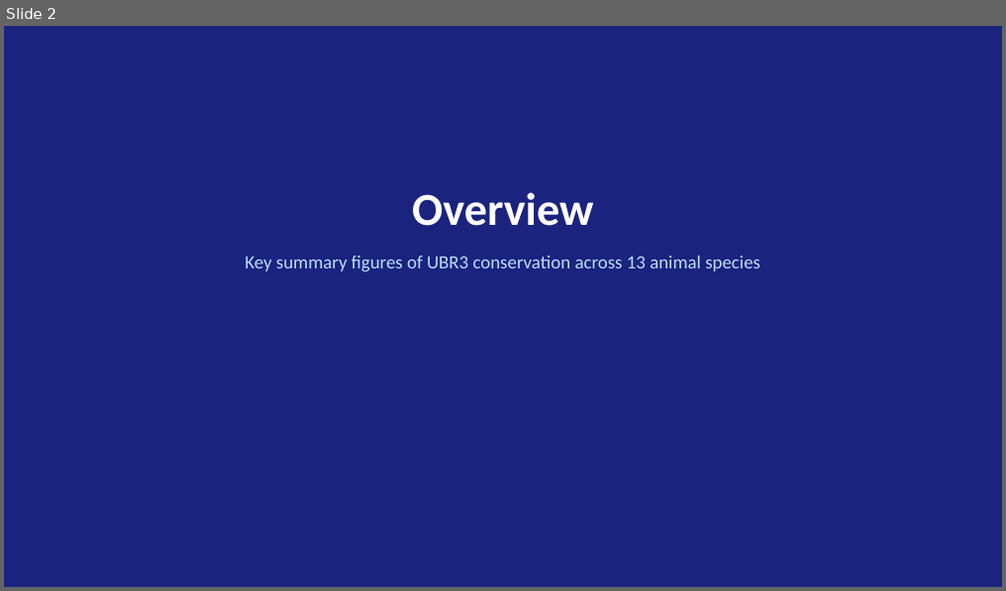
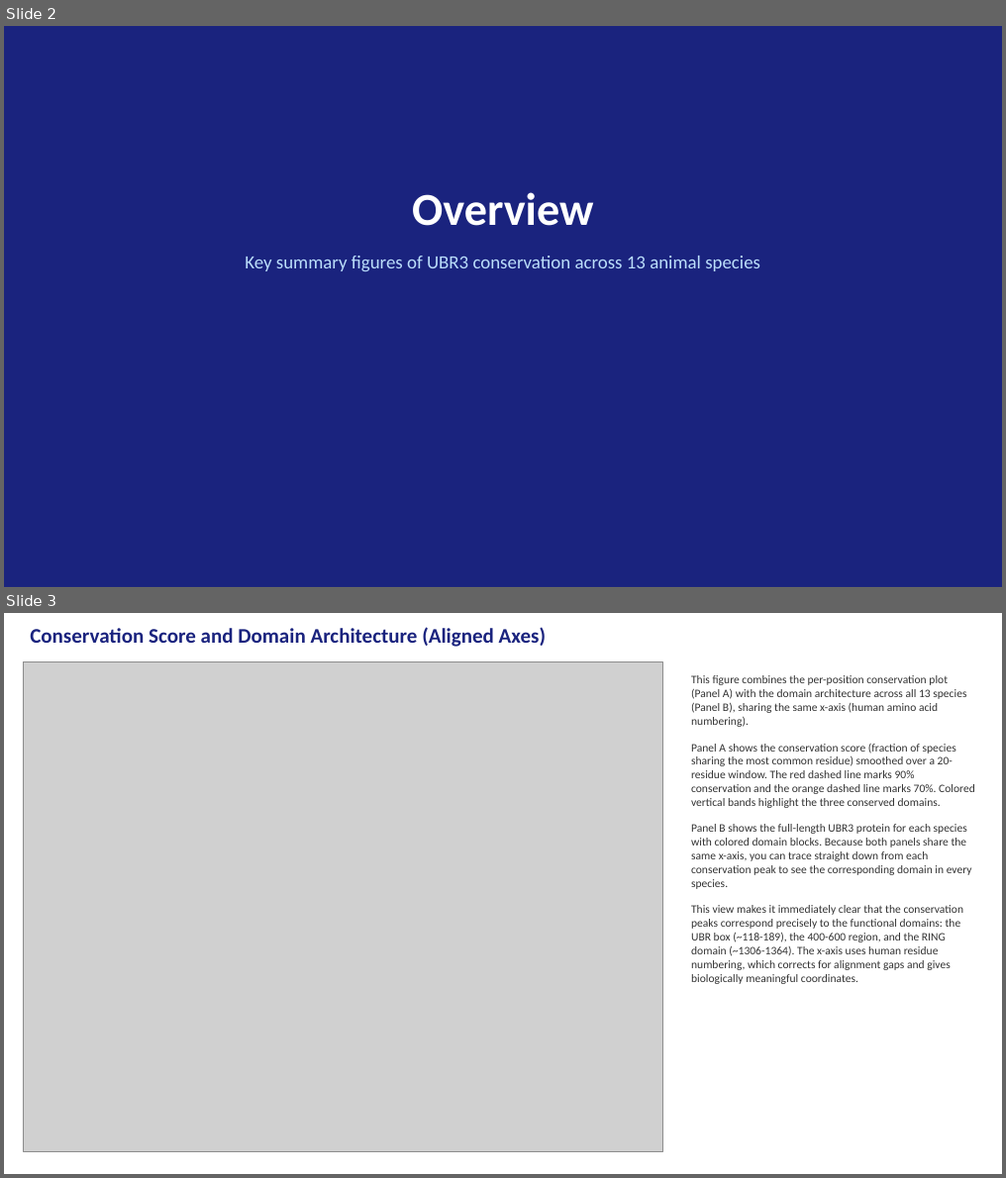
Before and after one commit to idobleicher/dianaMega, a slide deck: ubr3_alignment/UBR3_Analysis_Figures.pptx. Shown one above the other, each under a label of ours: slide 2 before the commit, slides 2 and 3 after it. The pictures are 1006x591 and 1006x1178 pixels, drawn with LibreOffice and Linux fonts; fonts in the diff are those of the drawing; grey boxes stand for pictures. Boxes give left, top, right and bottom in pixels: in the first picture for what was removed or moved away, otherwise in the second. Text is boxed around its words. In the diff, an @@ line names an element or a change of style, - is before the commit and + after.

```diff
--- a/ubr3_alignment/UBR3_Analysis_Figures.pptx
+++ b/ubr3_alignment/UBR3_Analysis_Figures.pptx
@@ slide 3 added at (x1=4, y1=613, x2=1002, y2=1174), background #FFFFFF @@
@@ text added at (x1=30, y1=627, x2=546, y2=647), 20 pt, text #1A237E, bold @@
+Conservation Score and Domain Architecture (Aligned Axes)
@@ picture added at (x1=23, y1=662, x2=662, y2=1152) @@
@@ text added at (x1=691, y1=675, x2=975, y2=984), 11 pt, text #333333 @@
+This figure combines the per-position conservation plot (Panel A) with the domain architecture across all 13 species (Panel B), sharing the same x-axis (human amino acid numbering).
+Panel A shows the conservation score (fraction of species sharing the most common residue) smoothed over a 20-residue window. The red dashed line marks 90% conservation and the orange dashed line marks 70%. Colored vertical bands highlight the three conserved domains.
+Panel B shows the full-length UBR3 protein for each species with colored domain blocks. Because both panels share the same x-axis, you can trace straight down from each conservation peak to see the corresponding domain in every species.
+This view makes it immediately clear that the conservation peaks correspond precisely to the functional domains: the UBR box (~118-189), the 400-600 region, and the RING domain (~1306-1364). The x-axis uses human residue numbering, which corrects for alignment gaps and gives biologically meaningful coordinates.
```
Also in this commit, not shown: 3 other files.
